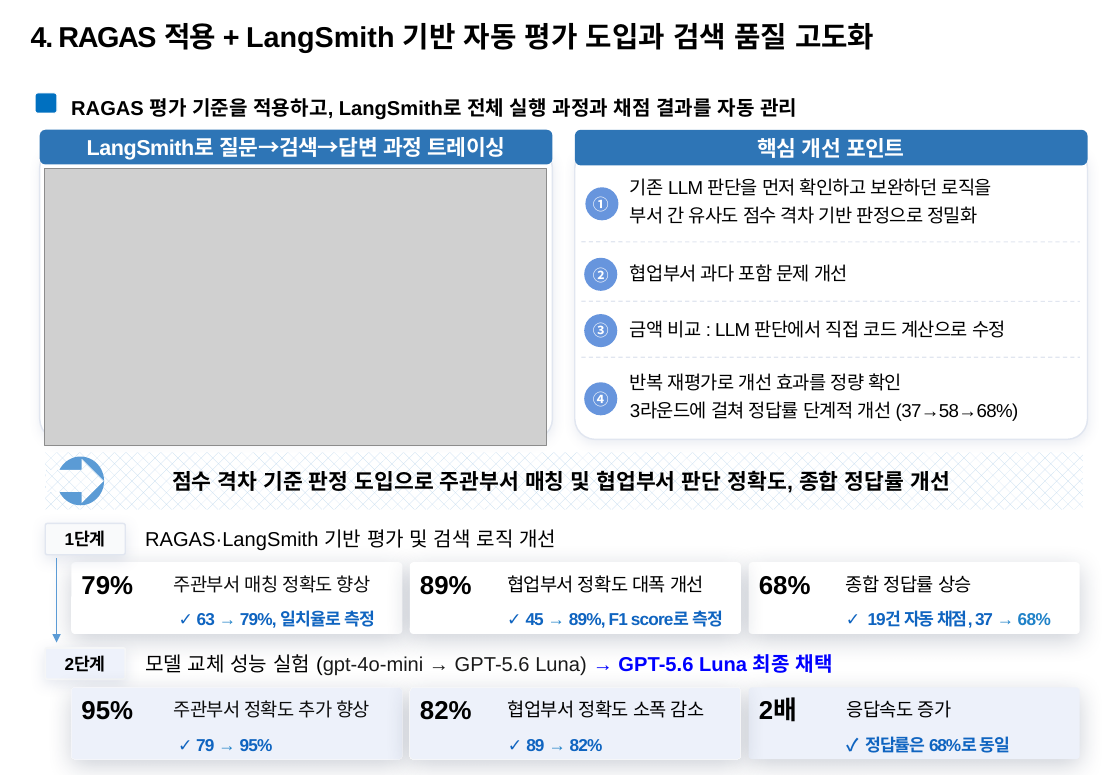
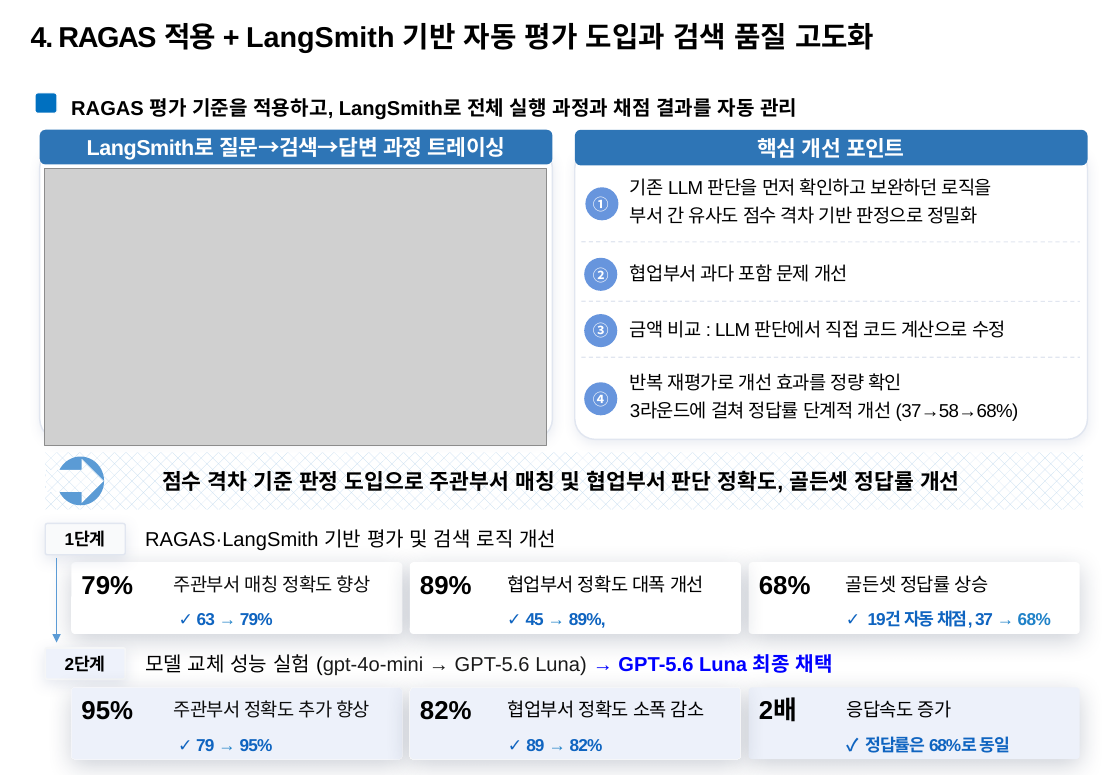
Before and after one commit to temmi81-hue/department-ragas, a slide deck: slide 5 of presentation/submission/26년 포스코퓨처엠 AI활용전문가 과정_사무계_송다혜.pptx. Drawn at 1120x775 pixels with LibreOffice and Linux fonts; fonts in the diff are those of the drawing; grey boxes stand for pictures; background and template pictures are left out. Boxes give left, top, right and bottom in pixels: in the first picture for what was removed or moved away, otherwise in the second. Text is boxed around its words. In the diff, an @@ line names an element or a change of style, - is before the commit and + after.

```diff
--- a/presentation/submission/26년 포스코퓨처엠 AI활용전문가 과정_사무계_송다혜.pptx
+++ b/presentation/submission/26년 포스코퓨처엠 AI활용전문가 과정_사무계_송다혜.pptx
@@ text at bbox=[162, 469, 960, 493]: text changed @@
-점수 격차 기준 판정 도입으로 주관부서 매칭 및 협업부서 판단 정확도, 종합 정답률 개선
+점수 격차 기준 판정 도입으로 주관부서 매칭 및 협업부서 판단 정확도, 골든셋 정답률 개선
@@ text at bbox=[846, 575, 989, 593]: text changed @@
-종합 정답률 상승
+골든셋 정답률 상승
@@ text at bbox=[197, 613, 273, 625]: text changed @@
-✓ 63 → 79%, 일치율로 측정
+✓ 63 → 79%
@@ text at bbox=[526, 613, 606, 628]: text changed @@
-✓ 45 → 89%, F1 score로 측정
+✓ 45 → 89%,
```
Also in this commit, not shown: 1 other slide changed, 1 other file.
